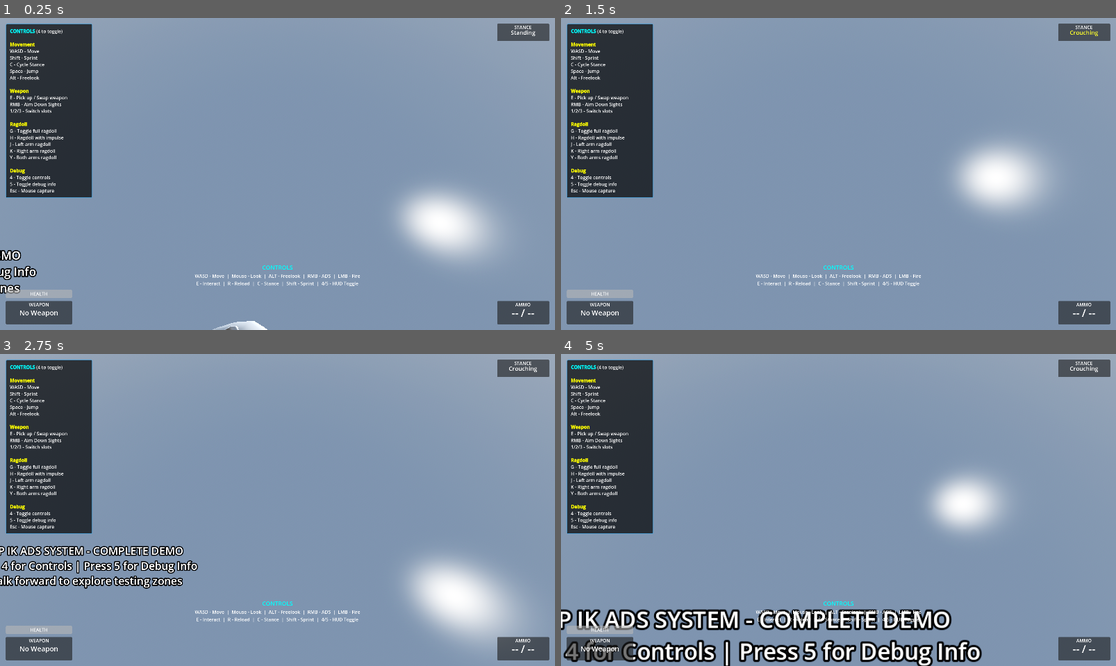
Above: before the commit, frames 1-4 (two rows, left to right).
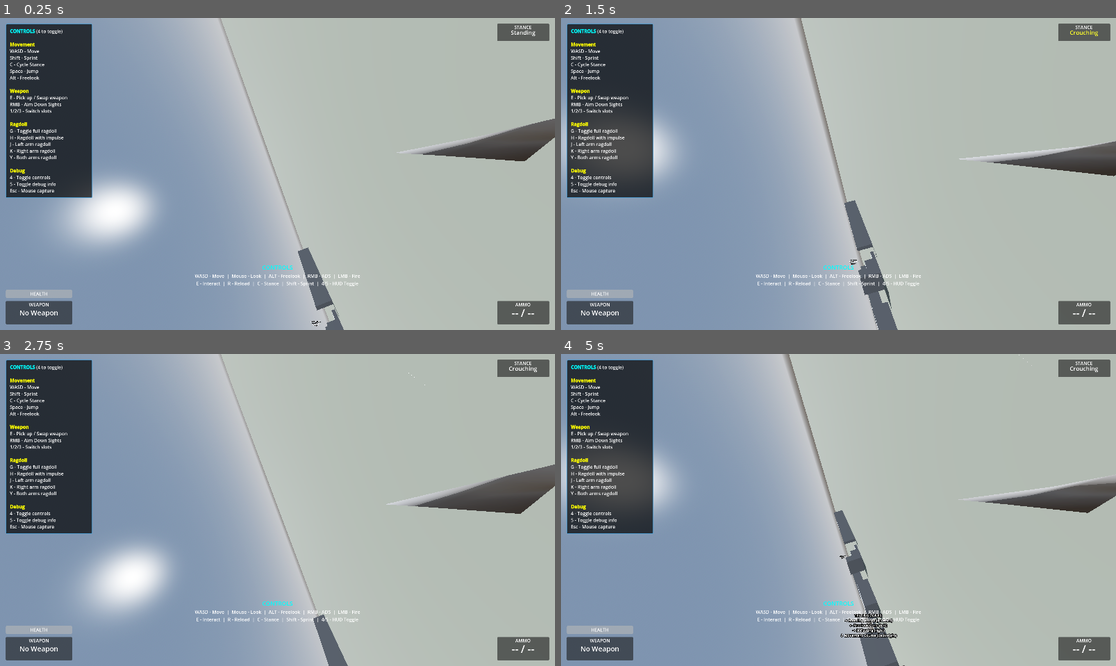
Above: after the commit, the same moments.

Repository: lmf-git/fpp-ik-ads
Game: Godot game, scene res://scenes/enhanced_demo.tscn
Two runs of this game, one before a commit and one after it. Both use one fixed random seed, a clock stepped at 60 frames per second and the inputs below.
Inputs (mouse positions are in pixels of both pictures, inside the frame that each line leads up to):
- Up to frame 1 (0.25 s): no input
- Up to frame 2 (1.5 s): tap Enter at 0.5 s; move the mouse to (866, 174) at 0.52 s; hold Right mouse button (aim_down_sights) 0.53-1.28 s; hold W (move_forward) from 0.53 s (still down); click (866, 174) at 0.67 s; tap Space (jump) at 0.77 s; move the mouse to (810, 174) at 1.27 s; tap C (crouch) at 1.35 s
- Up to frame 3 (2.75 s): keep holding W (move_forward); tap Space (jump) at 1.52 s; move the mouse to (288, 503) at 2.02 s; press the mouse at (288, 503) at 2.03 s
- Up to frame 4 (5 s): keep holding W (move_forward); move the mouse to (832, 516) at 2.77 s; release the mouse at (832, 516) at 2.78 s; tap Alt (freelook) at 2.85 s; click (832, 516) at 2.92 s; tap Space (jump) at 3.02, 3.77, 4.52 s; move the mouse to (877, 513) at 3.52 s; tap E (interact) at 3.6 s; move the mouse to (794, 506) at 4.27 s; tap Shift (sprint) at 4.35 s

The runs differ from the first frame. In frame 1, 61% of the frame differs, in the area x 0-100%, y 0-100%; in frame 2, 61%; in frame 3, 61%; in frame 4, 65%.

Commit message:
Fix ragdoll T-pose and camera orientation issues
Ragdoll fixes:
- Implement sleep timer to freeze ragdoll bodies after 5 seconds
- Stop animation completely (not pause) during ragdoll
- Force-stop all IK chains (locomotion and weapon IK) during ragdoll
- Prevent skeleton from fighting physics simulation

Camera fixes:
- Fix FPS camera orientation to face forward instead of right
- Add -90° Y rotation to counter character model's orientation
- Fix AnimationPlayer node reference to use full path instead of unique name

Diff:
--- a/scripts/character_controller_main.gd
+++ b/scripts/character_controller_main.gd
@@ -29,7 +29,7 @@
 @onready var fps_camera: Camera3D = %FPSCamera
 @onready var third_person_camera: Camera3D = get_node_or_null("ThirdPersonCamera")
 @onready var interaction_ray: RayCast3D = %InteractionRay
-@onready var animation_player: AnimationPlayer = %AnimationPlayer
+@onready var animation_player: AnimationPlayer = get_node_or_null("CharacterModel/AnimationPlayer")
 @onready var right_hand_ik: SkeletonIK3D = get_node_or_null("CharacterModel/RootNode/Skeleton3D/RightHandIK")
 @onready var left_hand_ik: SkeletonIK3D = get_node_or_null("CharacterModel/RootNode/Skeleton3D/LeftHandIK")
 @onready var right_hand_attachment: Node3D = get_node_or_null("CharacterModel/RootNode/Skeleton3D/RightHandAttachment")
@@ -248,12 +248,25 @@
 	if movement_controller:
 		movement_controller.process_mode = Node.PROCESS_MODE_DISABLED
 
-	if ik_locomotion and ik_locomotion.ik_mode_enabled:
-		ik_locomotion.disable_ik_mode()
-
-	# CRITICAL: Stop animation to prevent skeleton from fighting physics
-	if animation_player and animation_player.is_playing():
-		animation_player.pause()
+	# CRITICAL: Disable IK to prevent skeleton from fighting physics
+	if ik_locomotion:
+		if ik_locomotion.ik_mode_enabled:
+			ik_locomotion.disable_ik_mode()
+		# Force stop all IK chains
+		if ik_locomotion.left_foot_ik:
+			ik_locomotion.left_foot_ik.stop()
+		if ik_locomotion.right_foot_ik:
+			ik_locomotion.right_foot_ik.stop()
+
+	# CRITICAL: Stop animation completely to prevent skeleton from fighting physics
+	if animation_player:
+		animation_player.stop()  # Stop completely, not pause
+
+	# Disable weapon IK during ragdoll
+	if right_hand_ik:
+		right_hand_ik.stop()
+	if left_hand_ik:
+		left_hand_ik.stop()
 
 func _on_ragdoll_disabled() -> void:
 	# Re-enable systems after ragdoll
@@ -261,9 +274,12 @@
 		movement_controller.process_mode = Node.PROCESS_MODE_INHERIT
 
 	# Restart animation
-	if animation_player and not animation_player.is_playing():
+	if animation_player:
 		if animation_player.has_animation("www_characters3d_com | Idle"):
 			animation_player.play("www_characters3d_com | Idle")
+
+	# Re-enable IK if it was enabled before (but don't auto-enable)
+	# IK will be re-enabled if user presses 7 key again
 
 func _on_weapon_changed(new_weapon: Weapon, _old_weapon: Weapon) -> void:
 	# Update current weapon reference
--- a/scripts/components/camera_controller_component.gd
+++ b/scripts/components/camera_controller_component.gd
@@ -220,7 +220,8 @@
 
 		# In FPS mode, camera handles pitch only
 		# Character model's 180° rotation is inherited through bone attachment
-		fps_camera.rotation = Vector3(camera_x_rotation, 0, 0)
+		# Camera needs -90° Y rotation to face forward (character model is rotated 180°)
+		fps_camera.rotation = Vector3(camera_x_rotation, -PI/2, 0)
 
 ## Update ADS (Aim Down Sights) FOV
 func update_ads(delta: float, is_aiming: bool) -> void:
--- a/scripts/components/ragdoll_controller_refactored.gd
+++ b/scripts/components/ragdoll_controller_refactored.gd
@@ -18,6 +18,10 @@
 var physical_bones: Array[PhysicalBone3D] = []
 var partial_ragdoll_limbs: Array[StringName] = []
 
+# Sleep timer
+var ragdoll_sleep_timer: float = 0.0
+const RAGDOLL_SLEEP_DELAY: float = 5.0  # Freeze bodies after 5 seconds
+
 # Joint configuration data
 const JOINT_CONFIGS := {
 	&"head": {
@@ -113,6 +117,12 @@
 func _ready() -> void:
 	# Defer validation to allow parent to initialize config first
 	call_deferred("_validate_and_initialize")
+
+func _process(delta: float) -> void:
+	if is_ragdoll_active:
+		ragdoll_sleep_timer += delta
+		if ragdoll_sleep_timer >= RAGDOLL_SLEEP_DELAY:
+			_freeze_ragdoll_bones()
 
 func _validate_and_initialize() -> void:
 	if not bone_config:
@@ -279,6 +289,7 @@
 		return
 
 	is_ragdoll_active = true
+	ragdoll_sleep_timer = 0.0  # Reset sleep timer
 
 	# Capture character's current velocity before disabling controller
 	var character_velocity := Vector3.ZERO
@@ -339,6 +350,19 @@
 	ragdoll_disabled.emit()
 	print("Ragdoll disabled - returned to animated mode")
 
+## Freeze ragdoll bones after sleep delay
+func _freeze_ragdoll_bones() -> void:
+	if ragdoll_sleep_timer < RAGDOLL_SLEEP_DELAY:
+		return
+
+	# Put all physical bones to sleep to stop physics simulation
+	for bone in physical_bones:
+		bone.sleeping = true
+
+	# Only do this once
+	ragdoll_sleep_timer = -1.0
+	print("Ragdoll frozen - bodies put to sleep")
+
 ## Toggle ragdoll
 func toggle_ragdoll() -> void:
 	if is_ragdoll_active:
